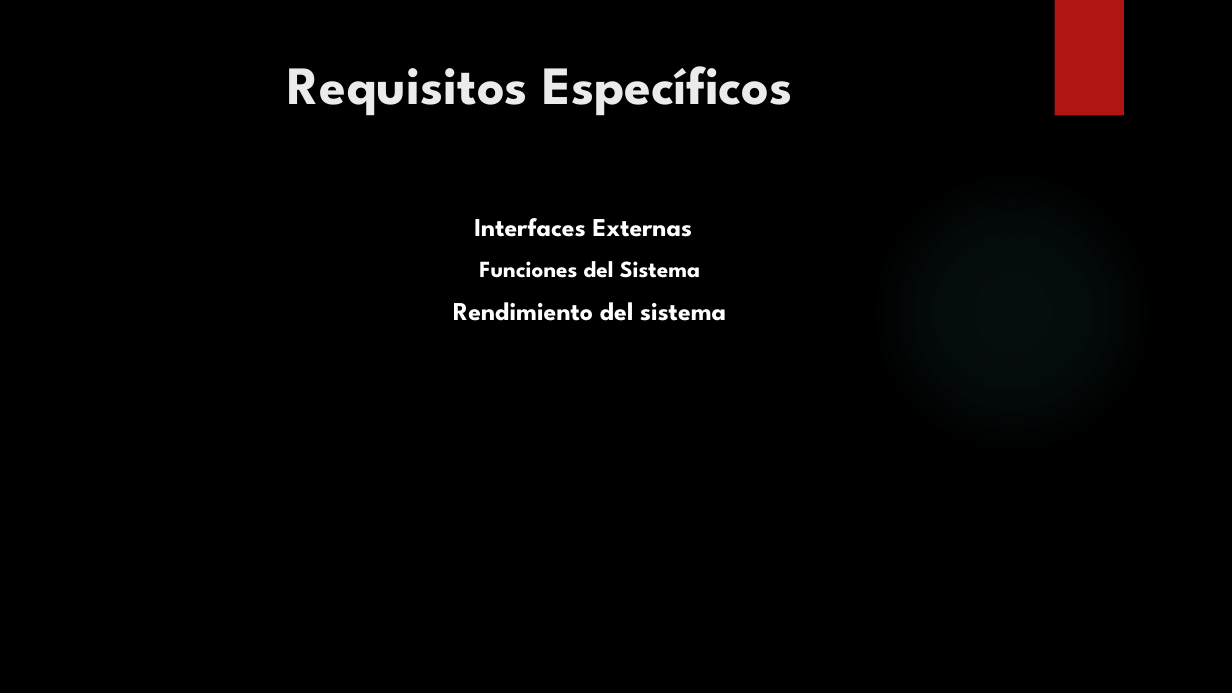
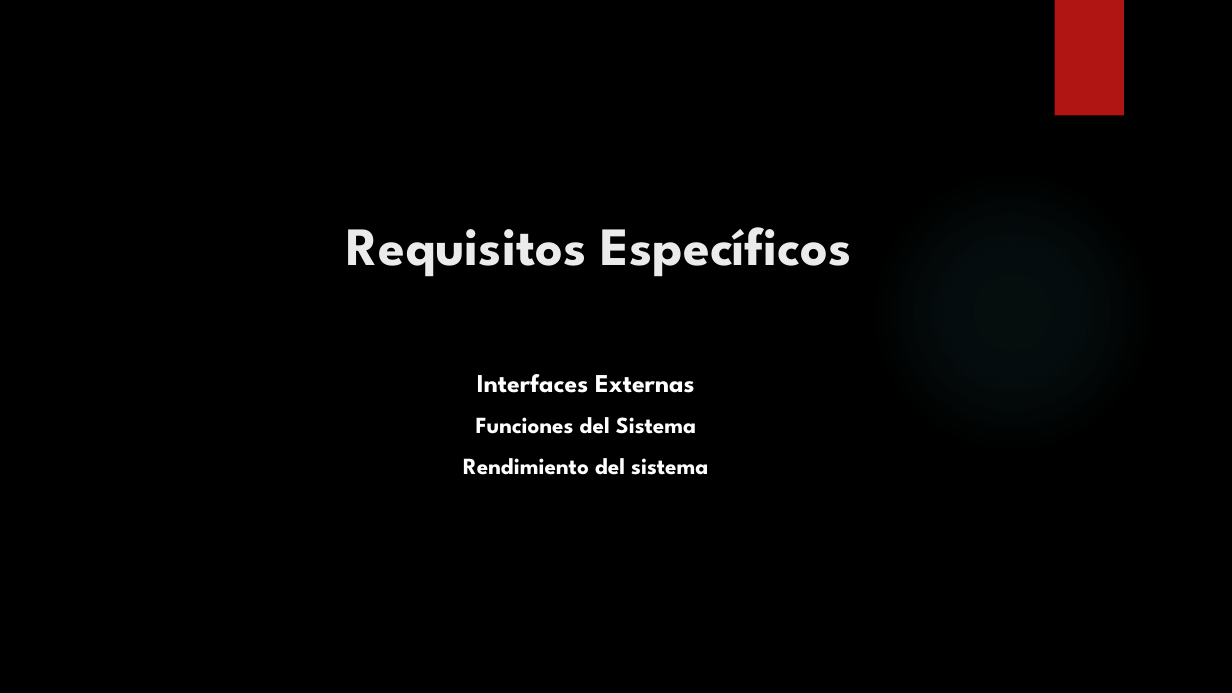
Before and after one commit to francben/proyectoDeliberyApp, a slide deck: slide 11 of Presentacion de Clase.pptx. Drawn at 1232x693 pixels with LibreOffice and Linux fonts; fonts in the diff are those of the drawing; background and template pictures are left out. Boxes give left, top, right and bottom in pixels: in the first picture for what was removed or moved away, otherwise in the second. Text is boxed around its words. In the diff, an @@ line names an element or a change of style, - is before the commit and + after.

```diff
--- a/Presentacion de Clase.pptx
+++ b/Presentacion de Clase.pptx
@@ title "Requisitos Específicos": place and size @@
-title "Requisitos Específicos" at (288, 66, 793, 116)
+title "Requisitos Específicos" at (346, 227, 852, 277)
@@ text "Interfaces Externas": place and size @@
-text "Interfaces Externas" at (453, 218, 726, 321)
+text "Interfaces Externas" at (463, 374, 708, 475)
@@ text at (463, 458, 708, 475): size 20 to 18 pt in "Rendimiento del sistema"; list level 1 to 2 in "Rendimiento del sistema" @@
```
Also in this commit, not shown: 11 other slides changed.
